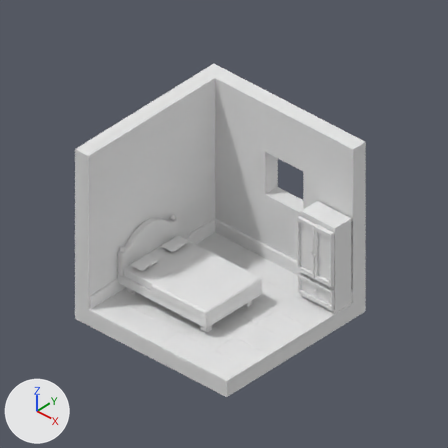
The Blender file Mini Bedroom/mini-bedroom.blend, before and after one commit.
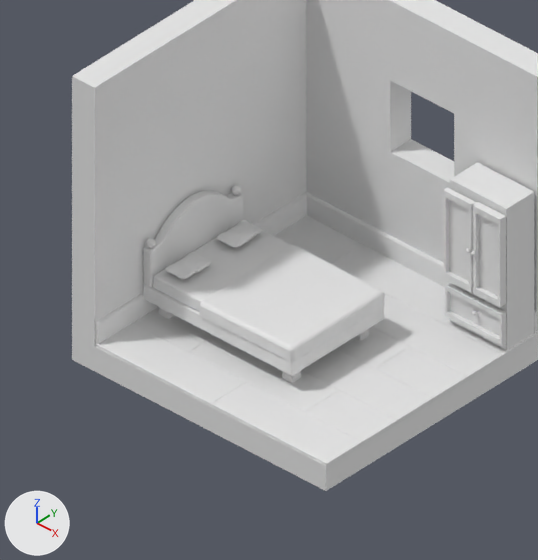
There are two pictures of each version: one from the file's camera 'Camera', one close up on the part from 7% to 79% of the width and 23% to 98% of the height. Lighting does not change. The marker at lower left points along +X, +Y and +Z.

The first close-up shows 'Cube', 'Floor', 'Floor trim', 'Walls', 'bed', 'bed-support', 'blanket', 'mattress', 'pillow'.
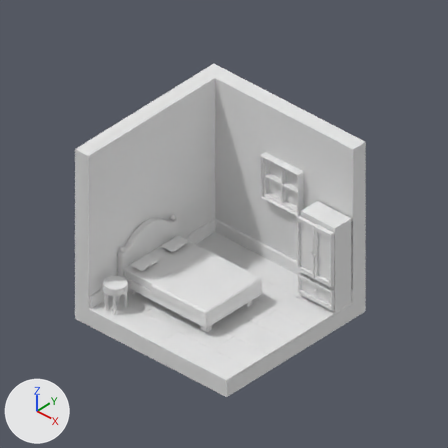
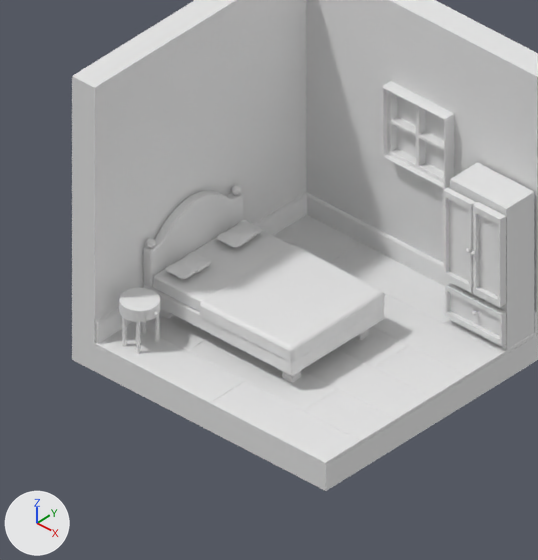
Boxes (x1, y1, x2, y2) around the edits, measured in the close-ups (538 x 560 px):
'Floor', moved: before (96, 216, 538, 466); after (95, 215, 537, 465)
'Window', shown: after (382, 81, 454, 189)
'Table', added: after (119, 288, 160, 322)
'Cylinder', added: after (122, 315, 159, 354)

The change, as a list of edits to the scene's bpy script:
```text
Add me_cylinder:
    me_cylinder.from_pydata(...)  # 120 vertices, 90 faces; spans x -0.571..0.49, y -0.53..0.53, z -0.176..0.176
    me_cylinder.polygons.foreach_set('use_smooth', [True] * 90)
Change ob_window:
    remove ob_window.hide_render = True
Change ob_floor:
    ob_floor.location: (0.0, -1.89, -0.01) -> (-0.02, -1.89, 0.01)
Add ob_table:
    ob_table = bpy.data.objects.new('Table', me_cylinder)
    ob_table.location = (-2.32, -2.38, 0.9)
    ob_table.scale = (0.73, 0.73, 0.73)
    _m = ob_table.modifiers.new('Bevel', 'BEVEL')
    _m.segments = 13
    _m.harden_normals = True
```
